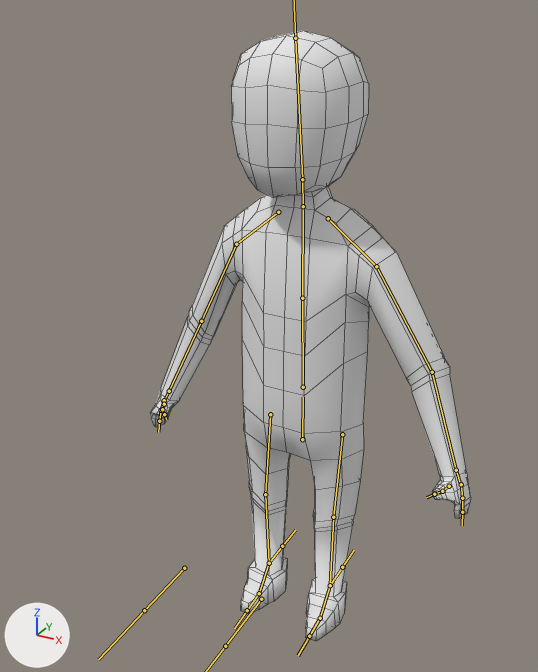
An edit to the FBX model Assets/Models/character.fbx, drawn before and after from the same camera.
One viewpoint serves both versions: a 50 mm camera at (0.664, -1.373, 1.411) aimed at (-0.067, -0.045, 0.747). Arrows for +X, +Y and +Z are at lower left; the lights stay in place. The bones that bend it are drawn over the model as lines. Mesh edges are drawn as thin lines.
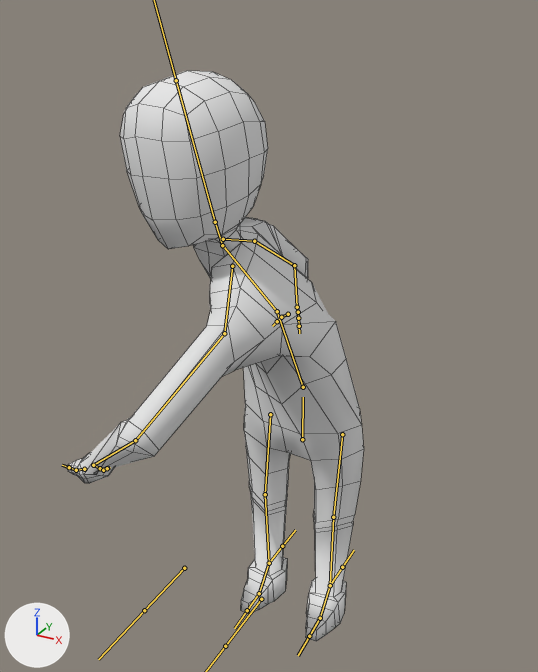
The newer file adds an action. The first version stands in its rest pose; the second is drawn at frame 15 of the action 'Armature|Attack'.

What differs and where, as boxes [x1, y1, x2, y2] in the pictures (538 x 672 px):
'Cube', posed (7% narrower, 7% shorter): before [151, 30, 471, 641]; after [67, 71, 364, 641]
bone 'Spine', root to tip: before (303, 387) to (302, 298); after (303, 387) to (277, 311)
bone 'Chest', root to tip: before (302, 298) to (303, 209); after (277, 311) to (224, 247)
bone 'Neck', root to tip: before (303, 206) to (302, 179); after (222, 245) to (215, 222)
bone 'Head', root to tip: before (302, 179) to (295, 38); after (215, 222) to (176, 80)
bone 'Shoulder.L', root to tip: before (328, 218) to (376, 266); after (232, 266) to (224, 333)
bone 'Upper Arm.L', root to tip: before (376, 266) to (432, 372); after (224, 333) to (135, 440)
bone 'Lower Arm.L', root to tip: before (432, 372) to (456, 470); after (135, 440) to (93, 465)
bone 'Hand.L', root to tip: before (456, 470) to (461, 485); after (93, 465) to (100, 468)
bone 'Shoulder.R', root to tip: before (278, 212) to (236, 244); after (223, 239) to (254, 241)
bone 'Upper Arm.R', root to tip: before (236, 244) to (201, 321); after (254, 241) to (294, 265)
bone 'Lower Arm.R', root to tip: before (201, 321) to (169, 391); after (294, 265) to (297, 307)

The edits, one by one:
Bone 'Spine' (bone_spine) turns from (0, 0, 0) to (20, -32, -3) degrees about its own x, y and z.
Bone 'Chest' (bone_chest) turns from (0, 0, 0) to (18, -18, -1) degrees about its own x, y and z.
Bone 'Neck' (bone_neck) turns from (0, 0, 0) to (-28, 35, -23) degrees about its own x, y and z.
Bone 'Head' (bone_head) turns from (0, 0, 0) to (-12, -3, 8) degrees about its own x, y and z.
Bone 'Shoulder.L' (bone_shoulder_l) turns from (0, 0, 0) to (39, 25, 31) degrees about its own x, y and z.
Bone 'Upper Arm.L' (bone_upper_arm_l) turns from (0, 0, 0) to (33, -12, 40) degrees about its own x, y and z.
Bone 'Lower Arm.L' (bone_lower_arm_l) turns from (0, 0, 0) to (41, -30, -35) degrees about its own x, y and z.
Bone 'Hand.L' (bone_hand_l) turns from (0, 0, 0) to (-113, -73, 71) degrees about its own x, y and z.
Bone 'Shoulder.R' (bone_shoulder_r) turns from (0, 0, 0) to (-15, 22, 2) degrees about its own x, y and z.
Bone 'Upper Arm.R' (bone_upper_arm_r) turns from (0, 0, 0) to (13, 26, -6) degrees about its own x, y and z.
Bone 'Lower Arm.R' (bone_lower_arm_r) turns from (0, 0, 0) to (-6, -9, 19) degrees about its own x, y and z.
